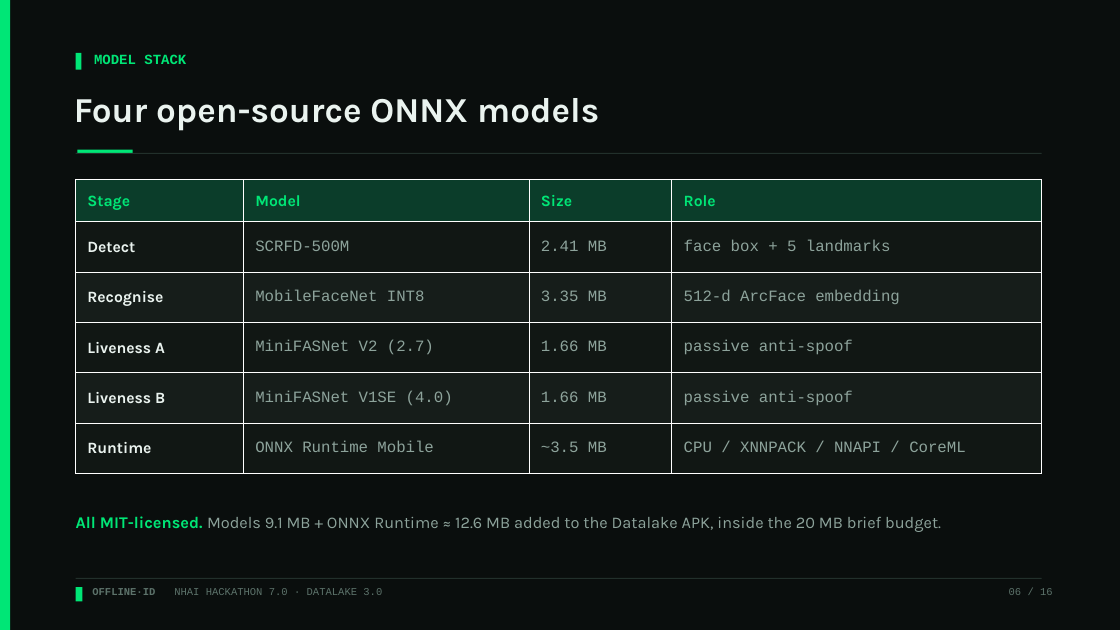
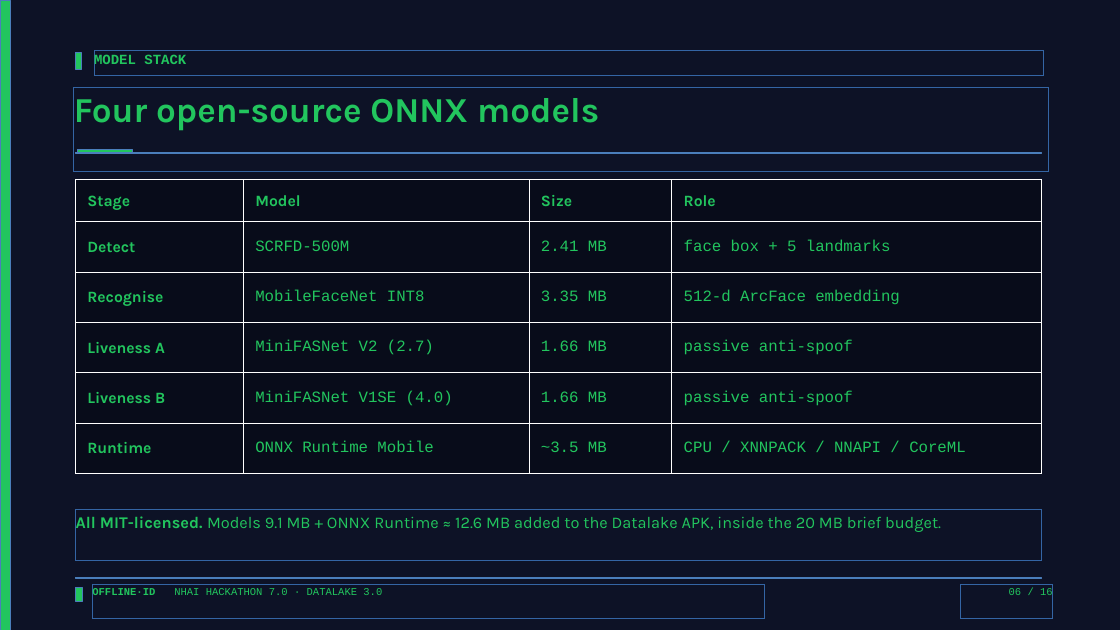
Before and after one commit to moneytosms/offlineid, a slide deck: slide 6 of submission/OfflineID_Hackathon7.pptx. Drawn at 1120x630 pixels with LibreOffice and Linux fonts; fonts in the diff are those of the drawing. Boxes give left, top, right and bottom in pixels: in the first picture for what was removed or moved away, otherwise in the second. Text is boxed around its words. In the diff, an @@ line names an element or a change of style, - is before the commit and + after.

Commit message:
style: restyle PPTX and PDF to Deep Navy/Sky Blue theme

```diff
--- a/submission/OfflineID_Hackathon7.pptx
+++ b/submission/OfflineID_Hackathon7.pptx
@@ background #0A0E0D to #0D1226 @@
@@ text "MODEL STACK" at (94, 54, 186, 69): text colour #00E676 to #22C55E @@
@@ text "Four open-source ONNX models" at (74, 98, 599, 131): text colour #EAF3EF to #22C55E @@
@@ rectangle at (76, 153, 1042, 154): fill #22302B to #080C1A @@
@@ fill #00E676 to #22C55E in 4 elements at (0, 0, 10, 630), (76, 587, 82, 602), (76, 53, 82, 70), (77, 150, 133, 154) @@
@@ table at (76, 180, 1042, 474) @@
@@ fill #0B3D2A to #080C1A in row 1 @@
@@ fill #111714 to #080C1A in 12 cells @@
@@ fill #161D1A to #080C1A in 8 cells @@
@@ text colour #00E676 to #22C55E in "Stage", "Model", "Size", "Role" @@
@@ text colour #EAF3EF to #22C55E in "Detect", "Recognise", "Liveness A", "Liveness B" and 1 more places @@
@@ text colour #8DA39B to #22C55E in "SCRFD-500M", "2.41 MB", "face box + 5 landmarks", "MobileFaceNet INT8" and 11 more places @@
@@ text "All MIT-licensed. Models 9.1 MB ..." at (76, 516, 941, 532): text colour #00E676 to #22C55E in "All MIT-licensed."; text colour #8DA39B to #22C55E in "Models 9.1 MB + ONNX Runtime ≈ ..." @@
@@ rectangle at (76, 578, 1042, 579): fill #22302B to #080C1A @@
@@ text "OFFLINE·ID NHAI HACKATHON 7.0 · ..." at (92, 587, 382, 598): text colour #5C726A to #22C55E @@
@@ text "06 / 16" at (1009, 587, 1053, 598): text colour #5C726A to #22C55E @@
```
Also in this commit, not shown: 16 other slides changed, 1 other file.
